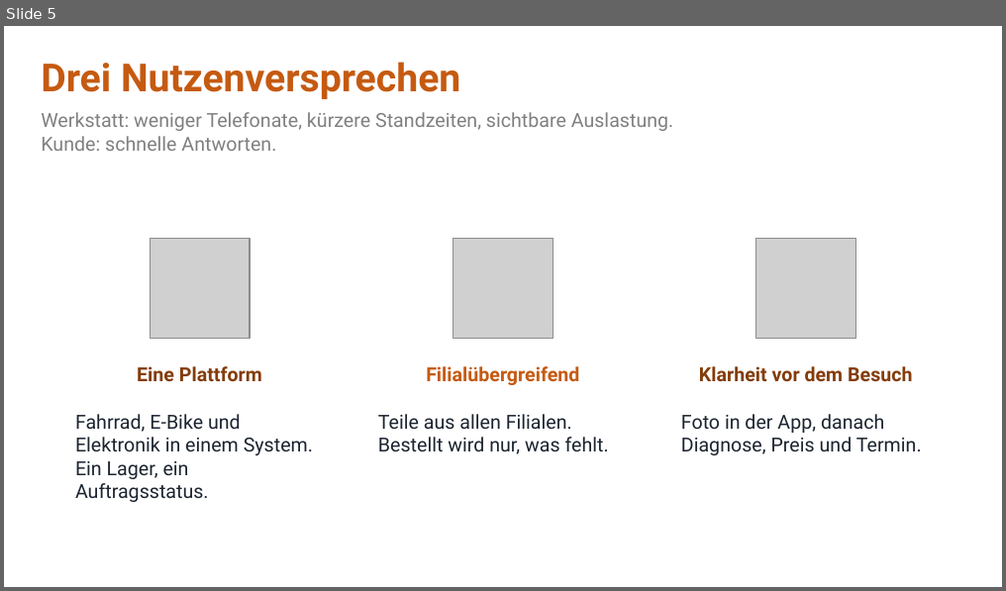
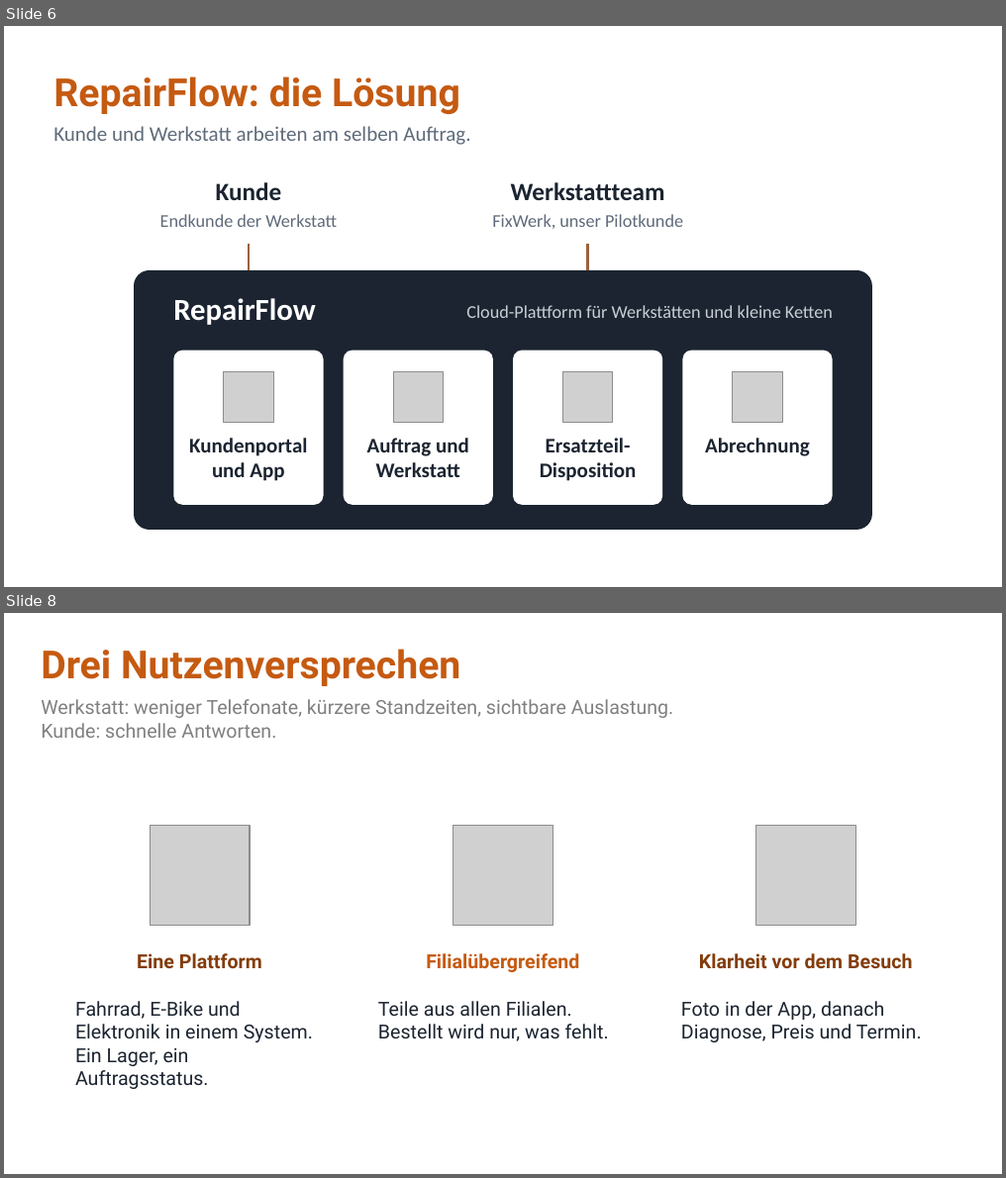
Before and after one commit to jakobschwan123-cmd/casestudy-semester-3, a slide deck: 4_praesentation/Abschlusspraesentation.pptx. Shown one above the other, each under a label of ours: slide 5 before the commit, slides 6 and 8 after it; the slides between them are not shown. The pictures are 1006x591 and 1006x1178 pixels, drawn with LibreOffice and Linux fonts; fonts in the diff are those of the drawing; grey boxes stand for pictures. Boxes give left, top, right and bottom in pixels: in the first picture for what was removed or moved away, otherwise in the second. Text is boxed around its words. In the diff, an @@ line names an element or a change of style, - is before the commit and + after.

Commit message:
praesentation: Davids Folien 1-7 uebernommen, Foliennummern im Sprechtext und auf Folie 24

```diff
--- a/4_praesentation/Abschlusspraesentation.pptx
+++ b/4_praesentation/Abschlusspraesentation.pptx
@@ slide 6 added at (x1=4, y1=26, x2=1002, y2=587), background #FFFFFF @@
@@ text added at (x1=54, y1=76, x2=460, y2=114), 28 pt, text #C55A11, bold @@
+RepairFlow: die Lösung
@@ text added at (x1=54, y1=126, x2=470, y2=145), 15 pt, text #5F6B7A @@
+Kunde und Werkstatt arbeiten am selben Auftrag.
@@ text added at (x1=216, y1=182, x2=282, y2=200), 18 pt, text #1B2430, bold @@
+Kunde
@@ text added at (x1=511, y1=182, x2=665, y2=200), 18 pt, text #1B2430, bold @@
+Werkstattteam
@@ text added at (x1=160, y1=214, x2=337, y2=227), 13 pt, text #5F6B7A @@
+Endkunde der Werkstatt
@@ text added at (x1=492, y1=214, x2=683, y2=229), 13 pt, text #5F6B7A @@
+FixWerk, unser Pilotkunde
@@ line added from (249, 244) to (249, 271), #9A623C 2 pt @@
@@ line added from (588, 244) to (588, 271), #9A623C 2 pt @@
@@ rounded rectangle added at (x1=134, y1=271, x2=872, y2=530), fill #1B2430 @@
@@ text added at (x1=173, y1=298, x2=315, y2=325), 22 pt, text #FFFFFF, bold @@
+RepairFlow
@@ text added at (x1=466, y1=305, x2=833, y2=318), 13 pt, text #C9CED4 @@
+Cloud-Plattform für Werkstätten und kleine Ketten
@@ rounded rectangle added at (x1=173, y1=351, x2=324, y2=505), fill #FFFFFF @@
@@ rounded rectangle added at (x1=344, y1=351, x2=493, y2=505), fill #FFFFFF @@
@@ rounded rectangle added at (x1=513, y1=351, x2=662, y2=505), fill #FFFFFF @@
@@ rounded rectangle added at (x1=682, y1=351, x2=833, y2=505), fill #FFFFFF @@
@@ picture added at (x1=224, y1=372, x2=273, y2=422) @@
@@ picture added at (x1=393, y1=372, x2=444, y2=422) @@
@@ picture added at (x1=562, y1=372, x2=613, y2=422) @@
@@ picture added at (x1=733, y1=372, x2=782, y2=422) @@
@@ text added at (x1=189, y1=438, x2=307, y2=481), 15 pt, text #1B2430, bold @@
+Kundenportal
+und App
@@ text added at (x1=367, y1=438, x2=469, y2=477), 15 pt, text #1B2430, bold @@
+Auftrag und
+Werkstatt
@@ text added at (x1=540, y1=438, x2=637, y2=481), 15 pt, text #1B2430, bold @@
+Ersatzteil-
+Disposition
@@ text added at (x1=705, y1=438, x2=809, y2=457), 15 pt, text #1B2430, bold @@
+Abrechnung
@@ what was slide 5 is now slide 8 @@
```
Also in this commit, not shown: 2 slides changed, 5 other slides added, 3 slides removed, 1 other file.
